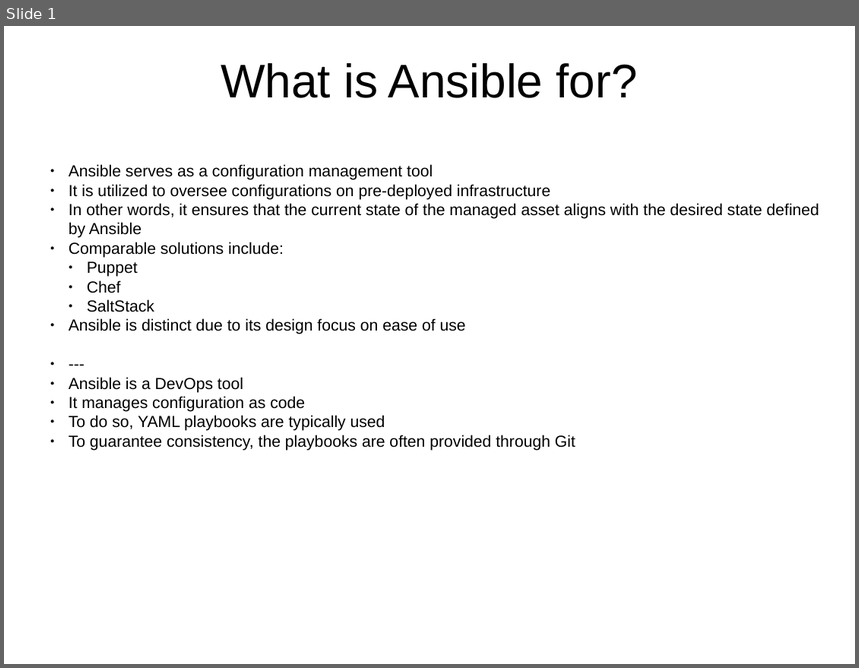
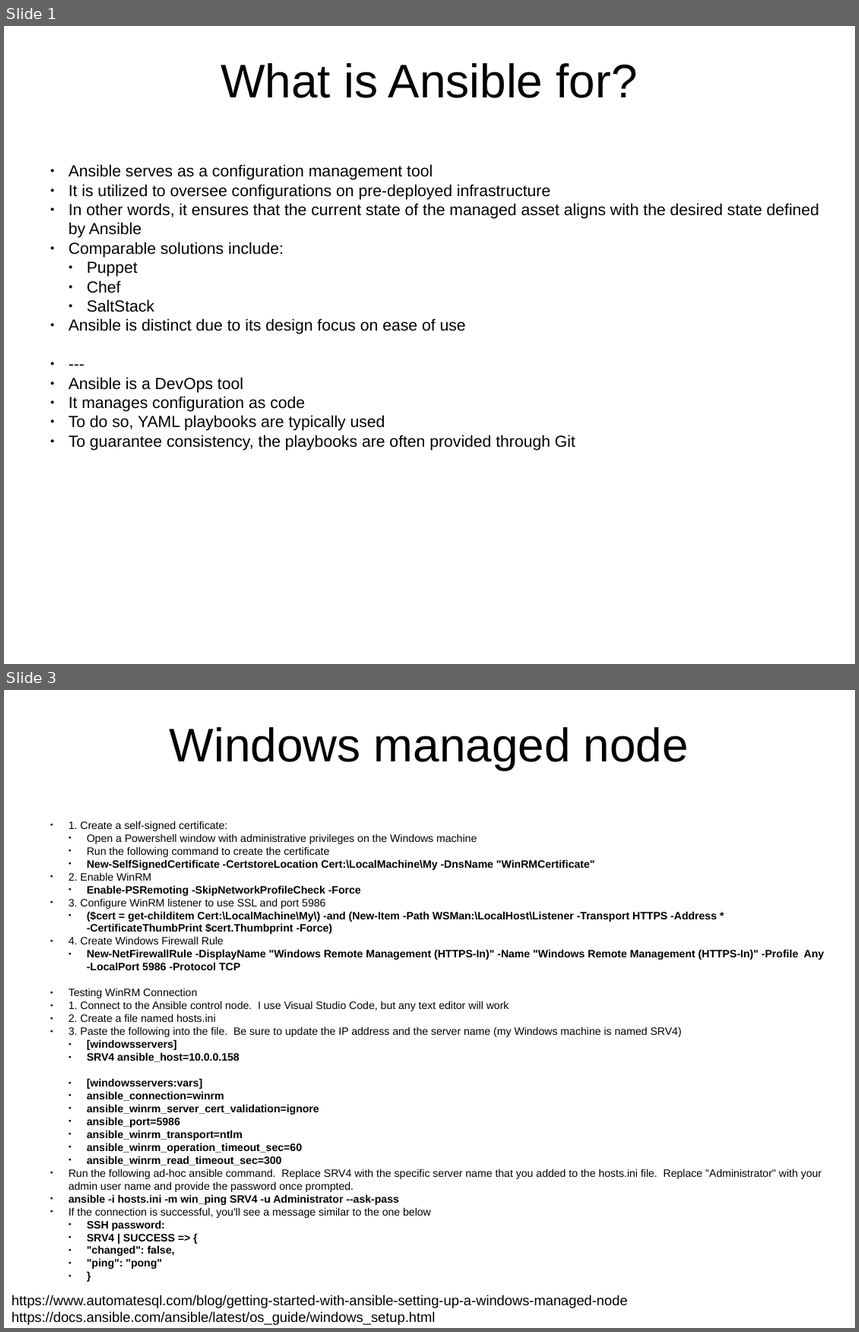
Before and after one commit to j-avdeev/DevOps, a slide deck: Lec presentations/DevOps - lec - Ansible.odp. Shown one above the other, each under a label of ours: slide 1 before the commit, slides 1 and 3 after it; the slides between them are not shown. The pictures are 859x668 and 859x1332 pixels, drawn with LibreOffice and Linux fonts; fonts in the diff are those of the drawing. Boxes give left, top, right and bottom in pixels: in the first picture for what was removed or moved away, otherwise in the second. Text is boxed around its words. In the diff, an @@ line names an element or a change of style, - is before the commit and + after.

Commit message:
upd Ansible

```diff
--- a/Lec presentations/DevOps - lec - Ansible.odp
+++ b/Lec presentations/DevOps - lec - Ansible.odp
@@ slide 3 added at (x1=4, y1=690, x2=855, y2=1328), background #FFFFFF @@
@@ title added at (x1=170, y1=727, x2=689, y2=771), 44 pt, text #000000 @@
+Windows managed node
@@ text added at (x1=69, y1=821, x2=825, y2=1269), 10 pt, text #000000, bold @@
+● 1. Create a self-signed certificate:
+  ● Open a Powershell window with administrative privileges on the Windows machine
+  ● Run the following command to create the certificate
+  ● New-SelfSignedCertificate -CertstoreLocation Cert:\LocalMachine\My -DnsName "WinRMCertificate"
+● 2. Enable WinRM
+  ● Enable-PSRemoting -SkipNetworkProfileCheck -Force
+● 3. Configure WinRM listener to use SSL and port 5986
+  ● ($cert = get-childitem Cert:\LocalMachine\My\) -and (New-Item -Path WSMan:\LocalHost\Listener -Transport HTTPS -Address * -CertificateThumbPrint $cert.Thumbprint -Force)
+● 4. Create Windows Firewall Rule
+  ● New-NetFirewallRule -DisplayName "Windows Remote Management (HTTPS-In)" -Name "Windows Remote Management (HTTPS-In)" -Profile Any -LocalPort 5986 -Protocol TCP
+● Testing WinRM Connection
+● 1. Connect to the Ansible control node. I use Visual Studio Code, but any text editor will work
+● 2. Create a file named hosts.ini
+● 3. Paste the following into the file. Be sure to update the IP address and the server name (my Windows machine is named SRV4)
+  ● [windowsservers]
+  ● SRV4 ansible_host=10.0.0.158
+  ● [windowsservers:vars]
+  ● ansible_connection=winrm
+  ● ansible_winrm_server_cert_validation=ignore
+  ● ansible_port=5986
+  ● ansible_winrm_transport=ntlm
+  ● ansible_winrm_operation_timeout_sec=60
+  ● ansible_winrm_read_timeout_sec=300
+● Run the following ad-hoc ansible command. Replace SRV4 with the specific server name that you added to the hosts.ini file. Replace "Administrator" with your admin user name and provide the password once prompted.
+● ansible -i hosts.ini -m win_ping SRV4 -u Administrator --ask-pass
+● If the connection is successful, you'll see a message similar to the one below
+  ● SSH password:
+  ● SRV4 | SUCCESS => {
+  ● "changed": false,
+  ● "ping": "pong"
+  ● }
@@ text added at (x1=12, y1=1295, x2=628, y2=1325), 13 pt, text #000000 @@
+https://www.automatesql.com/blog/getting-started-with-ansible-setting-up-a-windows-managed-node
+https://docs.ansible.com/ansible/latest/os_guide/windows_setup.html
```
Also in this commit, not shown: 1 slide changed, 2 other slides added, 1 other file.
